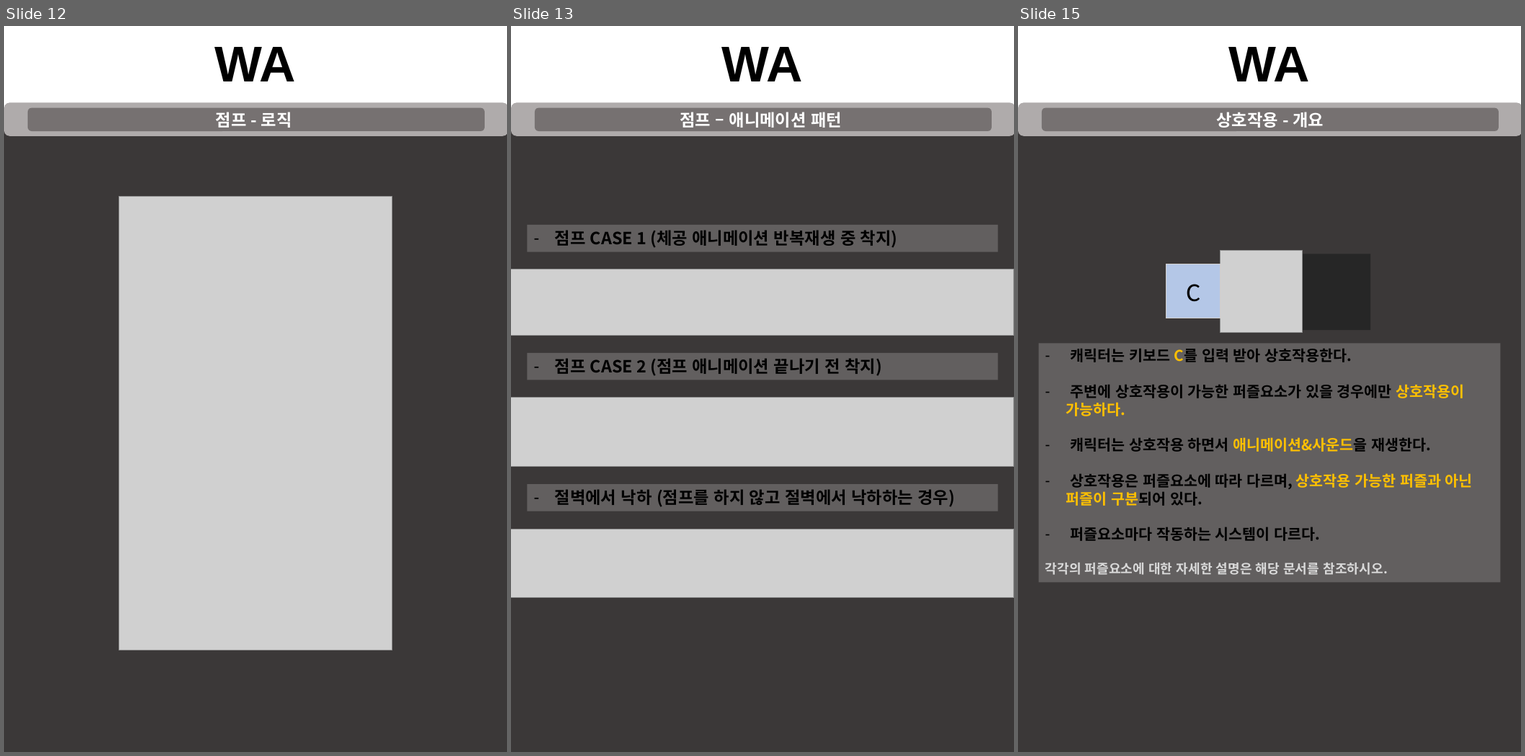
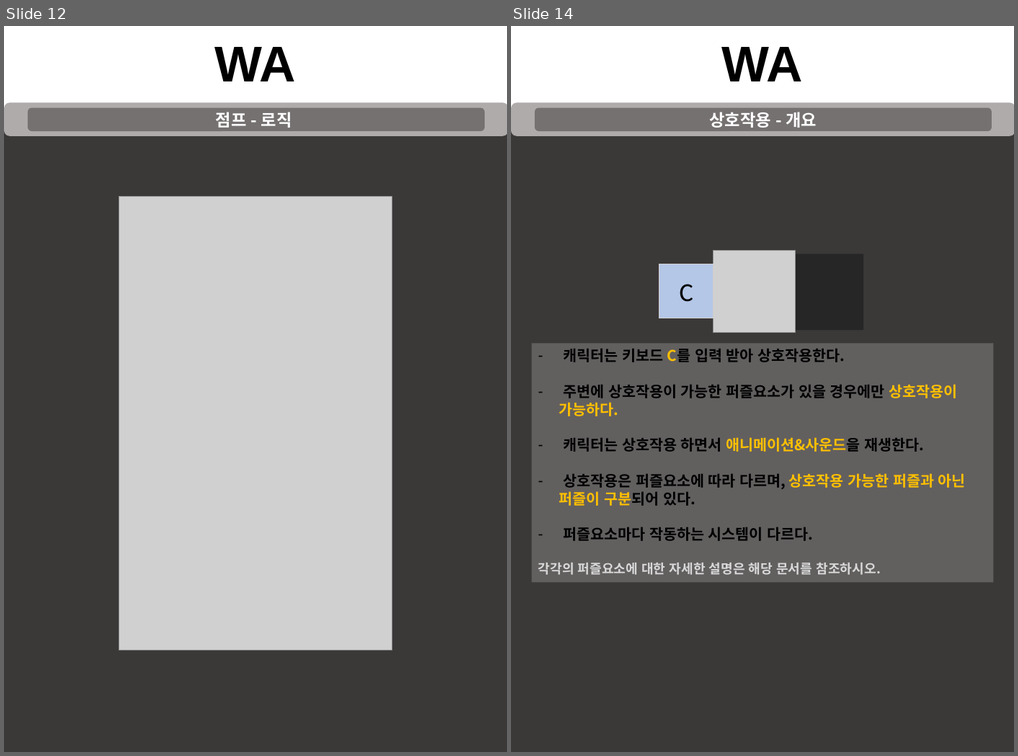
Before and after one commit to taeseongeom/WA, a slide deck: 기획서/신버전/캐릭터 시스템.pptx. Shown side by side, each under a label of ours: slides 12, 13 and 15 before the commit, slides 12 and 14 after it; the slides between them are not shown. The pictures are 1525x756 and 1018x756 pixels, drawn with LibreOffice and Linux fonts; fonts in the diff are those of the drawing; grey boxes stand for pictures. Boxes give left, top, right and bottom in pixels: in the first picture for what was removed or moved away, otherwise in the second. Text is boxed around its words. In the diff, an @@ line names an element or a change of style, - is before the commit and + after.

Commit message:
수정사항
-로드맵 일단 조금이라도 쓴거 올림
-캐릭터 기력삭제
(대쉬는 그냥 자원을 사용하는 것이 아니라 지속시간과 쿨타임(딜레이) 있는걸로...)
-룸 시스템 대략적으로 완성
(룸 리셋은 퍼즐마다 리셋여부를 배치과정에서 할수 있도록하고, 퍼즐해결여부와 관계없이 항상 리셋되도록하기)
-초기 점프맵 레벨 일단 완료
-카메라 일단 조금 수정
(카메라 캐릭터랑 뗄거죠?)

```diff
--- a/기획서/신버전/캐릭터 시스템.pptx
+++ b/기획서/신버전/캐릭터 시스템.pptx
@@ slide 13 removed at box(511, 26, 1014, 752), background #FFFFFF @@
@@ text removed at box(722, 47, 803, 81) @@
-WA
@@ rectangle removed at box(511, 108, 1014, 752) @@
@@ rounded rectangle removed at box(511, 102, 1014, 136) @@
@@ rounded rectangle removed at box(535, 108, 991, 131) @@
-점프 – 애니메이션 패턴
@@ group removed at box(511, 225, 1014, 598): 3 rectangles, 3 pictures @@
-– 점프 CASE 1 (체공 애니메이션 반복재생 중 착지)
-– 절벽에서 낙하 (점프를 하지 않고 절벽에서 낙하하는 경우)
-– 점프 CASE 2 (점프 애니메이션 끝나기 전 착지)
@@ what was slide 15 is now slide 14 @@
```
Also in this commit, not shown: 4 slides changed, 5 other files.
